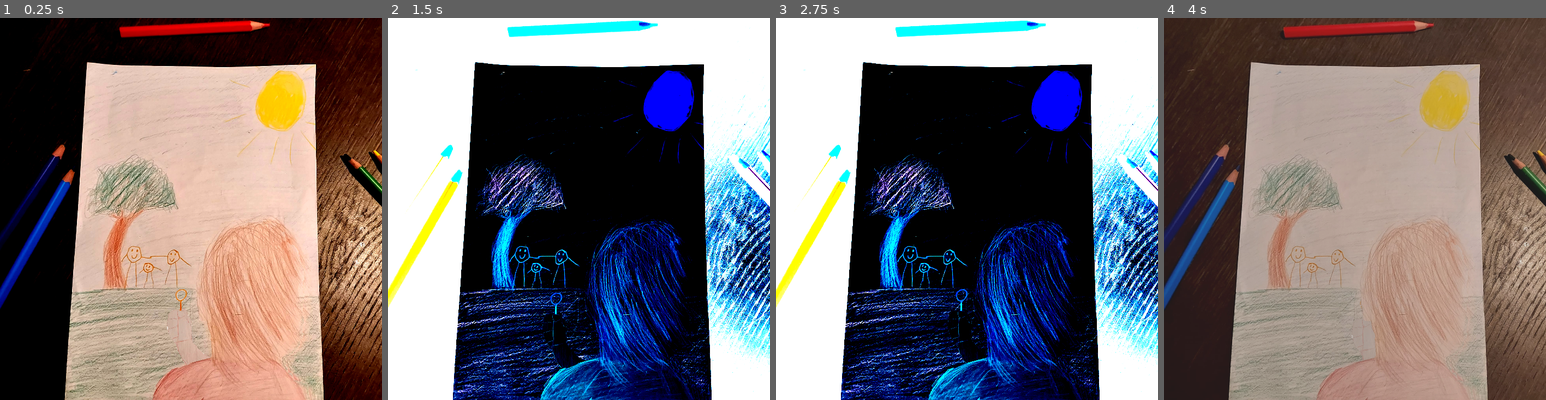
Above: before the commit, frames 1-4 (left to right).
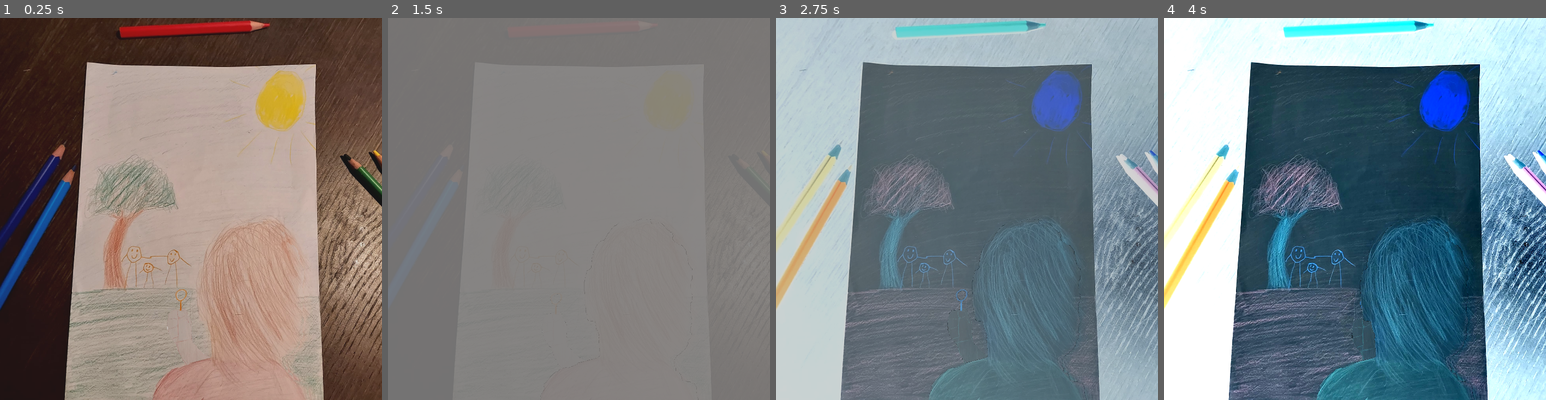
Above: after the commit, the same moments.

Repository: Tepitron/rebel-yell
Game: Godot game, scene res://Scripts/node_2d.tscn
Same seed, same stepped clock (60 frames per second), same inputs: the game is played once before the commit and once after it.
Inputs (mouse positions are in pixels of both pictures, inside the frame that each line leads up to):
- Up to frame 1 (0.25 s): no input
- Up to frame 2 (1.5 s): move the mouse to (663, 189) at 0.52 s; move the mouse to (502, 228) at 1.27 s
- Up to frame 3 (2.75 s): move the mouse to (1005, 124) at 2.02 s
- Up to frame 4 (4 s): move the mouse to (1335, 285) at 2.77 s; move the mouse to (1469, 266) at 3.52 s

The runs differ from the first frame. In frame 1, 94% of the frame differs, in the area x 0-100%, y 0-100%; in frame 2, 100%; in frame 3, 100%; in frame 4, 100%.

Commit message:
Added music

Diff:
--- a/Scripts/node_2d.gd
+++ b/Scripts/node_2d.gd
@@ -3,21 +3,21 @@
 @onready var map2 = $Hand/Hand_sprite
 @onready var map3 = $FloatingTausta
 var change = 1.0
-var rise = true
+var rise = false
 
 func _ready() -> void:
 	pass
 
 func _process(delta: float) -> void:
-	if change <= -10.0:
-		rise = true
-	if change >= 2:
-		rise = false
+	#if change <= -10.0:
+	#	rise = true
+	#if change >= 2:
+	#	rise = false
 
 	if rise:
-		change += 0.1
+		change += 0.05
 	else:
-		change -= 0.1
+		change -= 0.01
 
 	map1.material.set("shader_parameter/contrast", change)
 	map2.material.set("shader_parameter/contrast", change)
--- a/Scripts/node_2d.tscn
+++ b/Scripts/node_2d.tscn
@@ -6,6 +6,7 @@
 [ext_resource type="Script" path="res://Scripts/hand.gd" id="3_2n6jx"]
 [ext_resource type="Texture2D" uid="uid://cl4qj8hcb1pia" path="res://Art_assets/Käsiirti.png" id="3_yqb07"]
 [ext_resource type="Texture2D" uid="uid://cu1wkp7n0h6p0" path="res://Art_assets/floating tausta.png" id="4_v3khx"]
+[ext_resource type="AudioStream" uid="uid://byat4sk61docr" path="res://Music and sounds/Tuutuu.mp3" id="7_frfkq"]
 
 [sub_resource type="RectangleShape2D" id="RectangleShape2D_j03dq"]
 size = Vector2(83, 86.25)
@@ -66,3 +67,7 @@
 position = Vector2(436, 468)
 scale = Vector2(0.353087, 0.353087)
 texture = ExtResource("4_v3khx")
+
+[node name="AudioStreamPlayer" type="AudioStreamPlayer" parent="."]
+stream = ExtResource("7_frfkq")
+autoplay = true
--- /dev/null
+++ b/default_bus_layout.tres
@@ -0,0 +1,16 @@
+[gd_resource type="AudioBusLayout" load_steps=3 format=3 uid="uid://baejxim0miikh"]
+
+[sub_resource type="AudioEffectDistortion" id="AudioEffectDistortion_bmx64"]
+resource_name = "Distortion"
+
+[sub_resource type="AudioEffectReverb" id="AudioEffectReverb_3u4xp"]
+resource_name = "Reverb"
+room_size = 0.34
+hipass = 1.0
+
+[resource]
+bus/0/volume_db = 0.267241
+bus/0/effect/0/effect = SubResource("AudioEffectDistortion_bmx64")
+bus/0/effect/0/enabled = false
+bus/0/effect/1/effect = SubResource("AudioEffectReverb_3u4xp")
+bus/0/effect/1/enabled = true
Not shown, added: Music and sounds/Tuutuu.mp3.import
Not shown, added: Music and sounds/UkkoisaNooa.mp3.import
Not shown: 1 places in Scripts/node_2d.tscn that only renumber resources
Not shown, added: Music and sounds/Tuutuu.mp3
Not shown, added: Music and sounds/UkkoisaNooa.mp3
